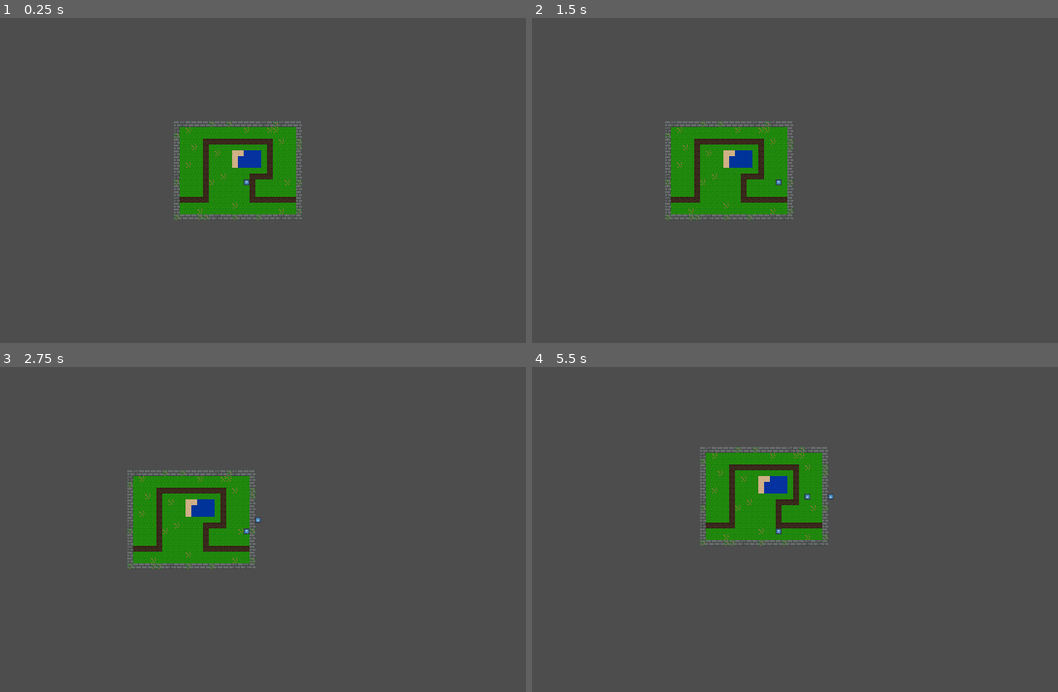
Above: before the commit, frames 1-4 (two rows, left to right).
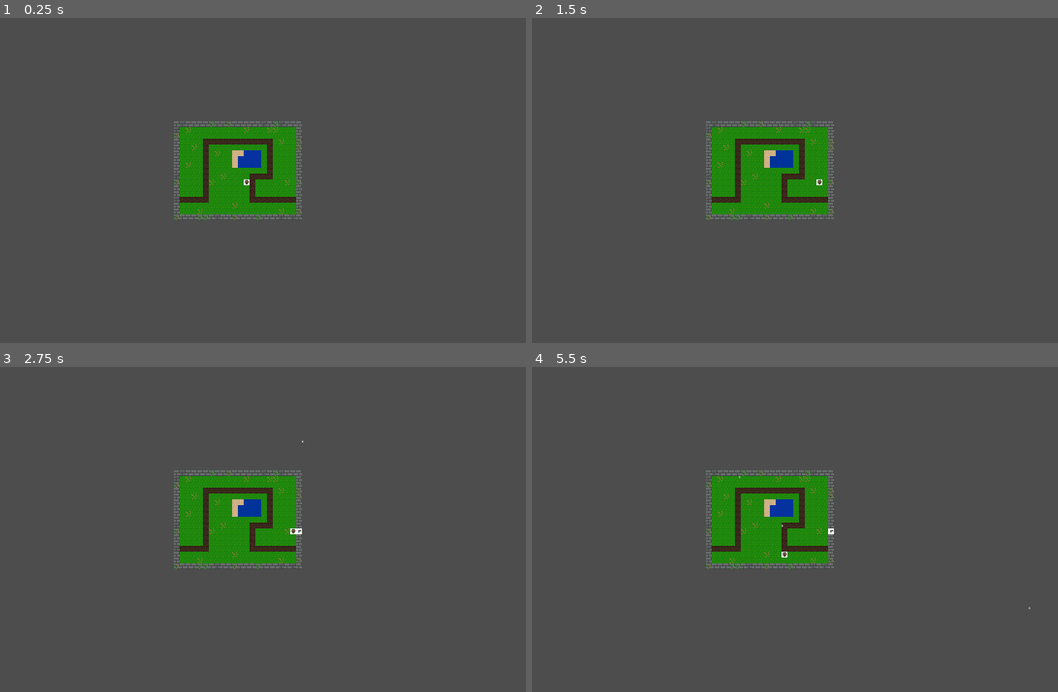
Above: after the commit, the same moments.

Repository: HoppenR/serial-td
Game: Godot game, scene res://level1.tscn
Same seed, same stepped clock (60 frames per second), same inputs: the game is played once before the commit and once after it. The engine's default icon, where the game draws it, is replaced by a stand-in: a white triangle on a blue panel in a dark square.
Inputs (mouse positions are in pixels of both pictures, inside the frame that each line leads up to):
- Up to frame 1 (0.25 s): no input
- Up to frame 2 (1.5 s): tap Enter at 0.5 s; move the mouse to (905, 164) at 0.52 s; hold Right (ui_right) 0.53-1.25 s; click (905, 164) at 0.67 s; drag from (658, 196) to (747, 245) at 1.27 s
- Up to frame 3 (2.75 s): tap Space at 2 s; move the mouse to (299, 458) at 2.02 s; hold Right (ui_right) from 2.03 s (still down); click (299, 458) at 2.17 s
- Up to frame 4 (5.5 s): release Right (ui_right) at 2.75 s; tap Enter at 2.75 s; drag from (747, 594) to (600, 480) at 2.77 s; tap Space at 3.5 s; move the mouse to (952, 578) at 3.52 s; hold Left (ui_left) 3.53-4.25 s; click (952, 578) at 3.67 s; drag from (600, 480) to (689, 445) at 4.27 s; move the mouse to (805, 529) at 5.02 s; hold Down (ui_down) from 5.03 s (still down); click (805, 529) at 5.17 s

The runs differ from the first frame. In frame 1, less than 0.1% of the frame differs, in the area x 46-48%, y 49-52%; in frame 2, 6.4%; in frame 3, 6.7%, in the area x 24-58%, y 22-63%; in frame 4, 6.1%.

Commit message:
meow meow meow meow meow meow meow meow meow meow meow meow meow meow meow meow meow

Diff:
--- /dev/null
+++ b/serial-td/enemy/base_enemy.tscn
@@ -0,0 +1,8 @@
+[gd_scene load_steps=2 format=3 uid="uid://04umrdjkuf2o"]
+
+[ext_resource type="Texture2D" uid="uid://bolrslqwfmv44" path="res://assets/saw.png" id="1_ipnxu"]
+
+[node name="BaseEnemy" type="Node2D"]
+
+[node name="Sprite" type="Sprite2D" parent="."]
+texture = ExtResource("1_ipnxu")
--- a/serial-td/kit/kit.gd
+++ b/serial-td/kit/kit.gd
@@ -1,6 +1,6 @@
 extends CharacterBody2D
 
-var baseTower = preload("res://tower/base_tower.tscn")
+var baseTower = preload("res://towers/base/baset1.tscn")
 @onready var tileMap: TileMapLayer = $"../PlayerTraversal"
 
 var inputDirection: Vector2
@@ -37,7 +37,7 @@
 		if not dragging and event.pressed:
 			dragging = true
 			tower = baseTower.instantiate()
-			get_node('/root/World').add_child(tower)
+			get_parent().add_child(tower)
 			_placeTower(tower)
 		if dragging and not event.pressed:
 			dragging = false
@@ -46,19 +46,7 @@
 		_placeTower(tower)
 
 func _placeTower(towerToPlace) -> void:
-	var mousePos: Vector2i = get_global_mouse_position()
-	mousePos = Vector2((mousePos.x - mousePos.x % tileSize) - tileSize / 2,
-					   (mousePos.y - mousePos.y % tileSize) + tileSize / 2)
-	if mousePos.x > position.x + towerPlacementRange:
-		mousePos.x = position.x + towerPlacementRange
-	if mousePos.x < position.x - towerPlacementRange:
-		mousePos.x = position.x - towerPlacementRange
-	if mousePos.y > position.y + towerPlacementRange:
-		mousePos.y = position.y + towerPlacementRange
-	if mousePos.y < position.y - towerPlacementRange:
-		mousePos.y = position.y - towerPlacementRange
-	if mousePos != Vector2i(position):
-		towerToPlace.global_position = mousePos
+	towerToPlace.global_position = global_position + prevInputDirection * tileSize
 
 func _move() -> void:
 	var currentTile: Vector2i = tileMap.local_to_map(global_position)
--- a/serial-td/kit/kit.tscn
+++ b/serial-td/kit/kit.tscn
@@ -1,7 +1,7 @@
 [gd_scene load_steps=4 format=3 uid="uid://dq8hn04occ7x5"]
 
 [ext_resource type="Script" path="res://kit/kit.gd" id="1_k5qee"]
-[ext_resource type="Texture2D" uid="uid://coyqq0pbf5jox" path="res://icon.svg" id="2_tke44"]
+[ext_resource type="Texture2D" uid="uid://bxu2j4r8io6k1" path="res://assets/meow.png" id="2_sk31h"]
 
 [sub_resource type="RectangleShape2D" id="RectangleShape2D_2s37y"]
 size = Vector2(16, 16)
@@ -13,7 +13,6 @@
 [node name="CollisionShape2D" type="CollisionShape2D" parent="."]
 shape = SubResource("RectangleShape2D_2s37y")
 
-[node name="Sprite2D" type="Sprite2D" parent="."]
-position = Vector2(-1.49012e-08, -5.96046e-07)
-scale = Vector2(0.125, 0.125)
-texture = ExtResource("2_tke44")
+[node name="Sprite2D" type="Sprite2D" parent="CollisionShape2D"]
+texture_filter = 1
+texture = ExtResource("2_sk31h")
--- a/serial-td/level1.tscn
+++ b/serial-td/level1.tscn
@@ -548,17 +548,20 @@
 sources/0 = SubResource("TileSetAtlasSource_s66se")
 
 [node name="World" type="Node2D"]
+texture_filter = 2
 
 [node name="PlayerTraversal" type="TileMapLayer" parent="."]
+texture_filter = 1
 tile_map_data = PackedByteArray("AAAAAAAAAAAAAAAAAAAAAP//AAAAAAAAAAD/////AAAAAAAAAAD//wAAAAAAAAAAAAD//wEAAAAAAAAAAAD+/w …(5904 unchanged characters)…
 tile_set = SubResource("TileSet_0p01p")
 
 [node name="Path" type="TileMapLayer" parent="."]
+texture_filter = 1
 tile_map_data = PackedByteArray("AAAIAAMAAAACAAAAAAAHAAMAAAACAAAAAAAGAAMAAAACAAAAAAAFAAMAAAACAAAAAAAEAAMAAAACAAAAAAADAA …(656 unchanged characters)…
 tile_set = SubResource("TileSet_0toc4")
 
 [node name="Kit" parent="." instance=ExtResource("2_7tio3")]
+texture_filter = 1
 position = Vector2(8, 8)
 
-[node name="Camera2D" type="Camera2D" parent="Kit"]
-position = Vector2(-8, -8)
+[node name="Camera2D" type="Camera2D" parent="."]
--- /dev/null
+++ b/serial-td/projectiles/basicprojectile.gd
@@ -0,0 +1,24 @@
+extends Node2D
+
+var speed: float = 15
+var lifeTime: float = 2.0
+
+var clockTicking: bool = false
+
+func _physics_process(delta: float) -> void:
+	_shoot()
+	if not clockTicking:
+		_start_life()
+
+func _start_life() -> void:
+	clockTicking = true
+	var timer = Timer.new()
+	add_child(timer)
+	timer.connect("timeout", _kill_self)
+	timer.start(lifeTime)
+
+func _shoot() -> void:
+	position += transform.x * speed
+
+func _kill_self() -> void:
+	queue_free()
--- /dev/null
+++ b/serial-td/projectiles/basicprojectile.tscn
@@ -0,0 +1,11 @@
+[gd_scene load_steps=3 format=3 uid="uid://dobxqlxpeykqw"]
+
+[ext_resource type="Script" path="res://projectiles/basicprojectile.gd" id="1_5pa1d"]
+[ext_resource type="Texture2D" uid="uid://da3ct1y0eykid" path="res://assets/projectile.png" id="2_wvtg2"]
+
+[node name="BasicProjectile" type="Node2D"]
+script = ExtResource("1_5pa1d")
+
+[node name="Sprite" type="Sprite2D" parent="."]
+texture_filter = 1
+texture = ExtResource("2_wvtg2")
--- a/serial-td/tower/base_tower.gd
+++ /dev/null
@@ -1,10 +0,0 @@
-extends RigidBody2D
-
-
-# Called when the node enters the scene tree for the first time.
-func _ready() -> void:
-	freeze = true
-
-# Called every frame. 'delta' is the elapsed time since the previous frame.
-func _process(delta: float) -> void:
-	pass
--- a/serial-td/tower/base_tower.tscn
+++ /dev/null
@@ -1,20 +0,0 @@
-[gd_scene load_steps=4 format=3 uid="uid://bj5e5163hxitg"]
-
-[ext_resource type="Script" path="res://tower/base_tower.gd" id="1_5fbmr"]
-[ext_resource type="Texture2D" uid="uid://coyqq0pbf5jox" path="res://icon.svg" id="2_731g5"]
-
-[sub_resource type="RectangleShape2D" id="RectangleShape2D_ax5ei"]
-size = Vector2(16, 16)
-
-[node name="BaseTower" type="RigidBody2D"]
-position = Vector2(32, 32)
-script = ExtResource("1_5fbmr")
-
-[node name="CollisionShape2D" type="CollisionShape2D" parent="."]
-shape = SubResource("RectangleShape2D_ax5ei")
-
-[node name="Sprite2D" type="Sprite2D" parent="."]
-position = Vector2(0.00399971, 0)
-rotation = 3.14159
-scale = Vector2(0.124937, 0.125)
-texture = ExtResource("2_731g5")
--- /dev/null
+++ b/serial-td/towers/base/baset1.gd
@@ -0,0 +1 @@
+extends "res://towers/turret.gd"
--- /dev/null
+++ b/serial-td/towers/base/baset1.tscn
@@ -0,0 +1,13 @@
+[gd_scene load_steps=3 format=3 uid="uid://bo075tjgom5t0"]
+
+[ext_resource type="Script" path="res://towers/base/baset1.gd" id="1_gamph"]
+[ext_resource type="Texture2D" uid="uid://c57l7fltp4lfp" path="res://assets/gun.png" id="2_qfphf"]
+
+[node name="BaseT1" type="Node2D"]
+texture_filter = 1
+scale = Vector2(0.5, 0.5)
+script = ExtResource("1_gamph")
+
+[node name="Sprite" type="Sprite2D" parent="."]
+scale = Vector2(2, 2)
+texture = ExtResource("2_qfphf")
--- /dev/null
+++ b/serial-td/towers/turret.gd
@@ -0,0 +1,30 @@
+extends Node2D
+
+var projectileload = preload("res://projectiles/basicprojectile.tscn")
+var shootSpeed: float = 1.0
+var isReady: bool = true
+
+func _physics_process(delta: float) -> void:
+	#_turn()
+	if isReady:
+		_shoot()
+
+func _turn() -> void:
+	var targetPosition = get_global_mouse_position()
+	get_node("Sprite").look_at(targetPosition)
+
+func _shoot() -> void:
+	isReady = false
+	var projectile = projectileload.instantiate()
+	add_child(projectile)
+	projectile.look_at(get_global_mouse_position())
+	projectile.global_position = global_position
+
+	var timer = Timer.new()
+	add_child(timer)
+	timer.one_shot = true
+	timer.connect("timeout", _become_ready)
+	timer.start(shootSpeed)
+
+func _become_ready() -> void:
+	isReady = true
Binary file added: serial-td/assets/gun.png
Not shown, added: serial-td/assets/gun.png.import
Binary file added: serial-td/assets/meow.png
Not shown, added: serial-td/assets/meow.png.import
Binary file added: serial-td/assets/projectile.png
Not shown, added: serial-td/assets/projectile.png.import
Binary file added: serial-td/assets/saw.png
Not shown, added: serial-td/assets/saw.png.import
